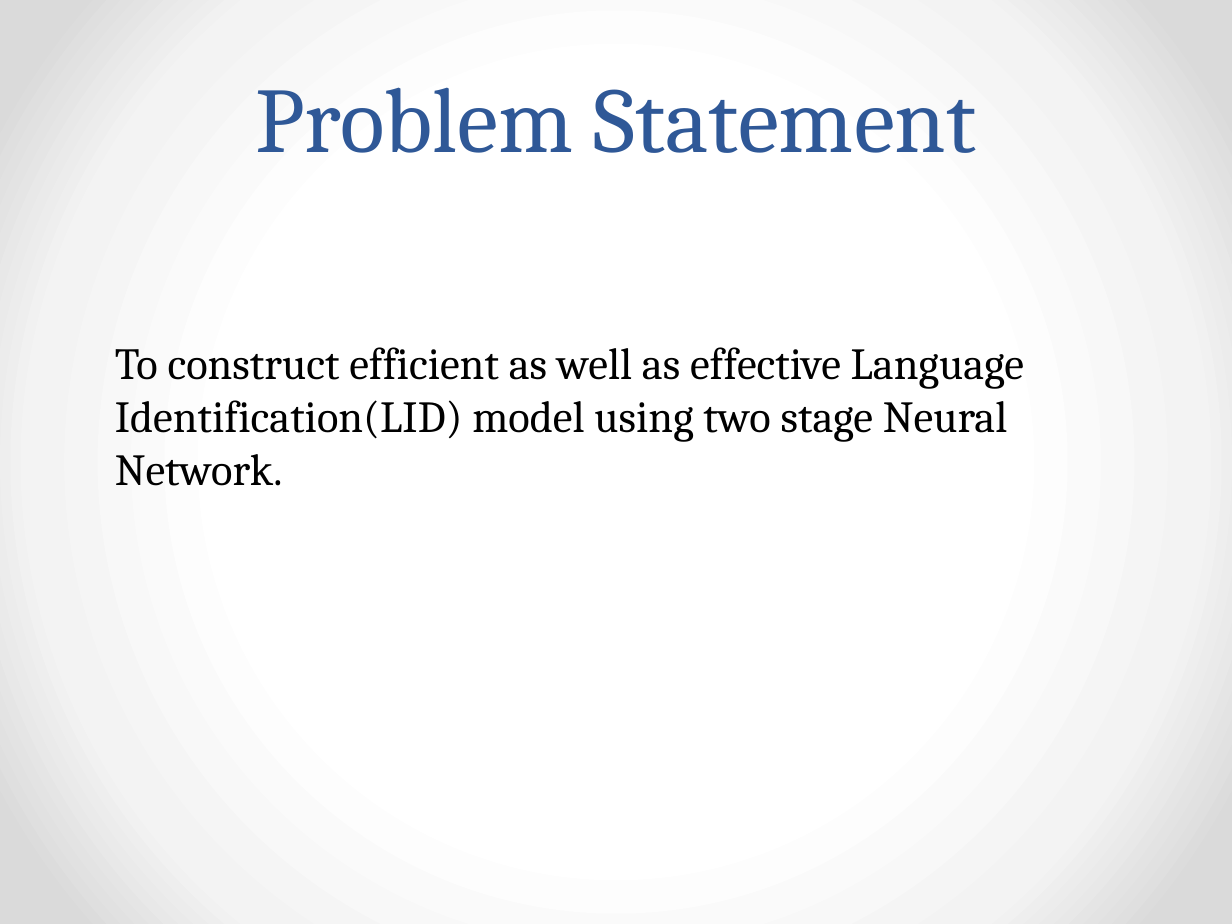
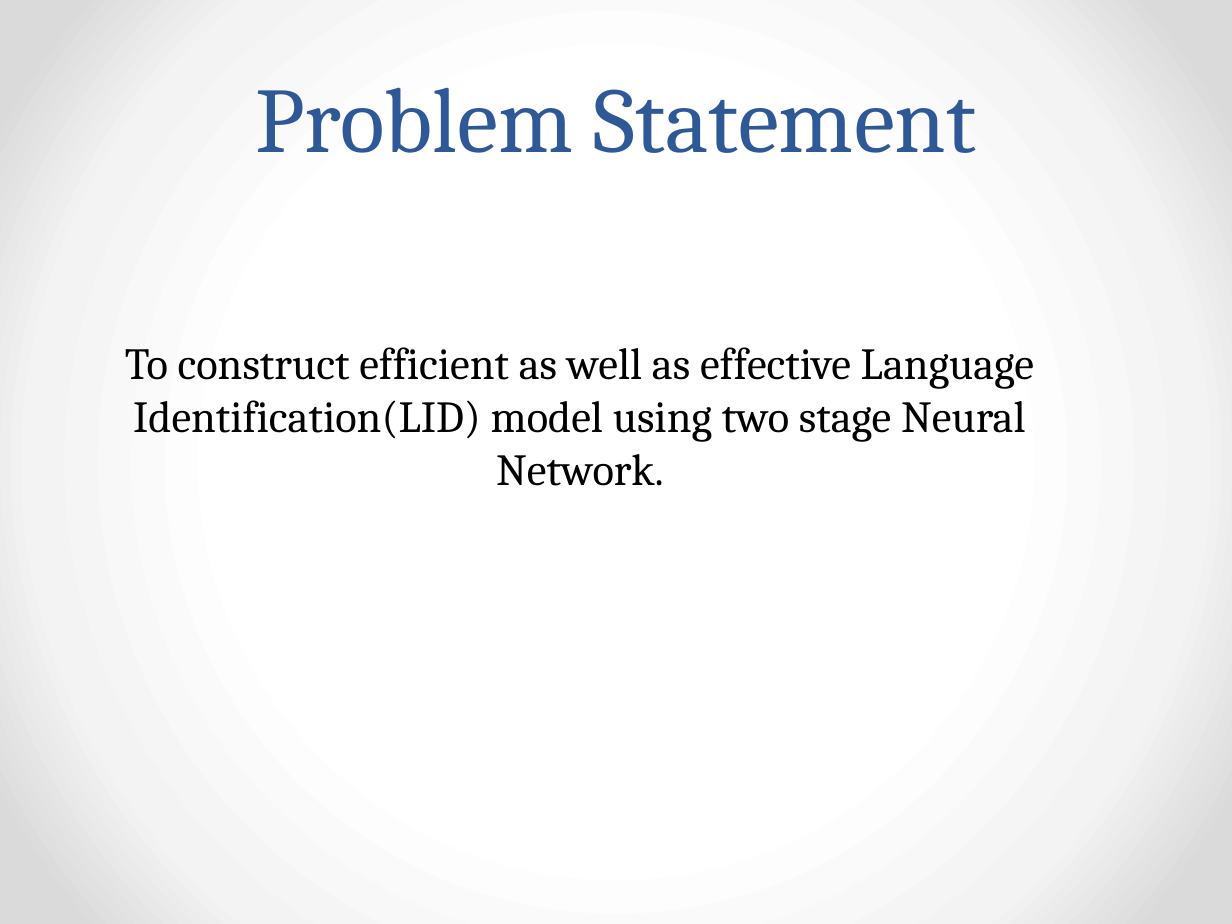
Before and after one commit to AudioExtractors/LanguageDetection, a slide deck: slide 4 of Docs/Presentation.pptx. Drawn at 1232x924 pixels with LibreOffice and Linux fonts; fonts in the diff are those of the drawing. Boxes give left, top, right and bottom in pixels: in the first picture for what was removed or moved away, otherwise in the second. Text is boxed around its words. In the diff, an @@ line names an element or a change of style, - is before the commit and + after.

```diff
--- a/Docs/Presentation.pptx
+++ b/Docs/Presentation.pptx
@@ text "To construct efficient as well ..." at <box>125,347,1034,486</box>: alignment left to centre @@
```
Also in this commit, not shown: 1 other slide changed, 16 slides added, 2 slides removed.
